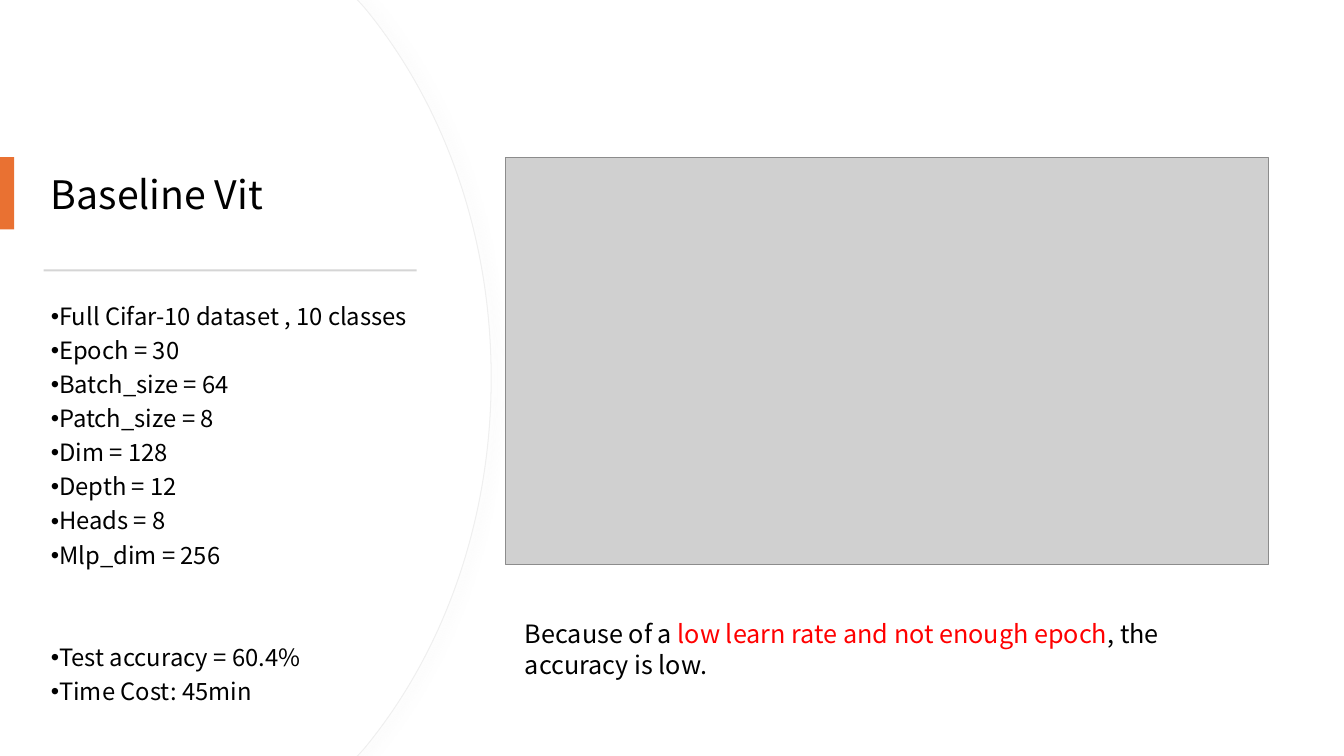
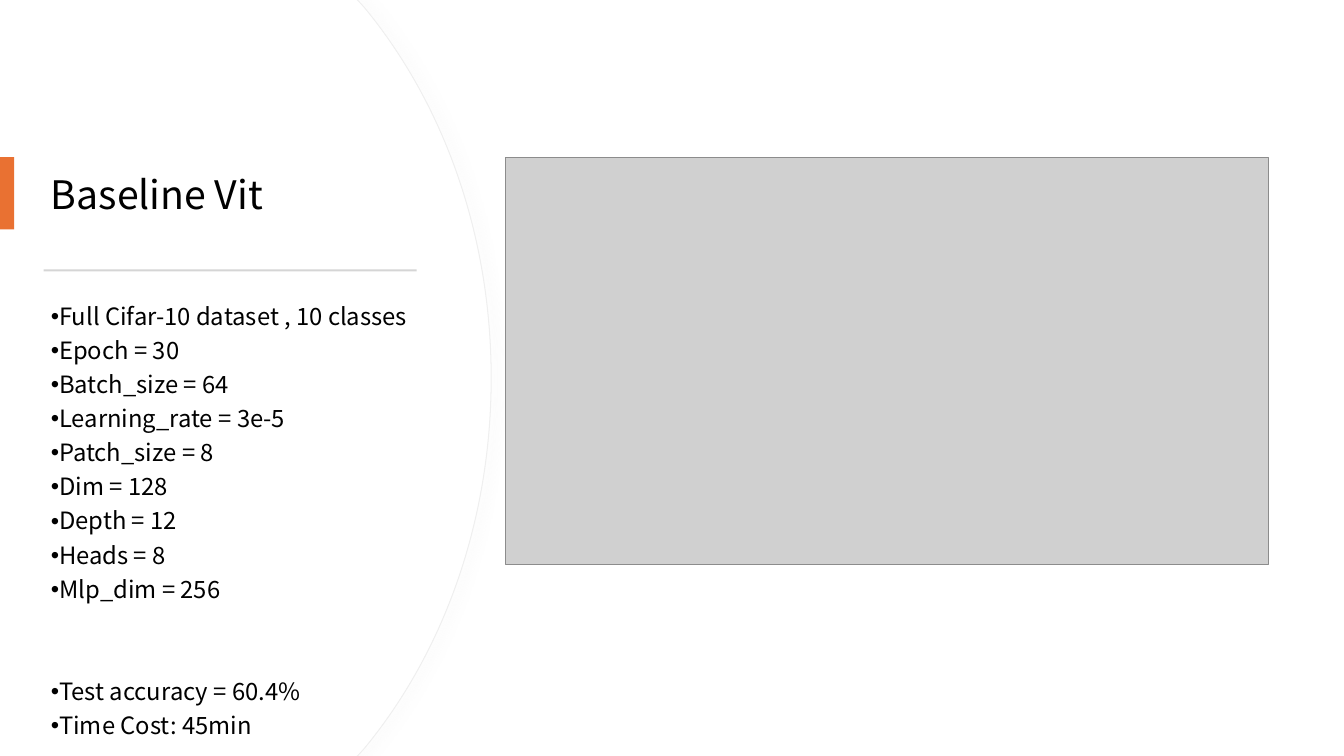
Before and after one commit to 410oldfish/Adv-CV, a slide deck: slide 9 of A1/Report/Vit.pptx. Drawn at 1344x756 pixels with LibreOffice and Linux fonts; fonts in the diff are those of the drawing; grey boxes stand for pictures. Boxes give left, top, right and bottom in pixels: in the first picture for what was removed or moved away, otherwise in the second. Text is boxed around its words. In the diff, an @@ line names an element or a change of style, - is before the commit and + after.

```diff
--- a/A1/Report/Vit.pptx
+++ b/A1/Report/Vit.pptx
@@ text at (59,408,285,433): paragraph added @@
+• Learning_rate = 3e-5
@@ text removed at (525,622,1159,680) @@
-Because of a low learn rate and not enough epoch, the accuracy is low.
```
Also in this commit, not shown: 5 other slides changed.
